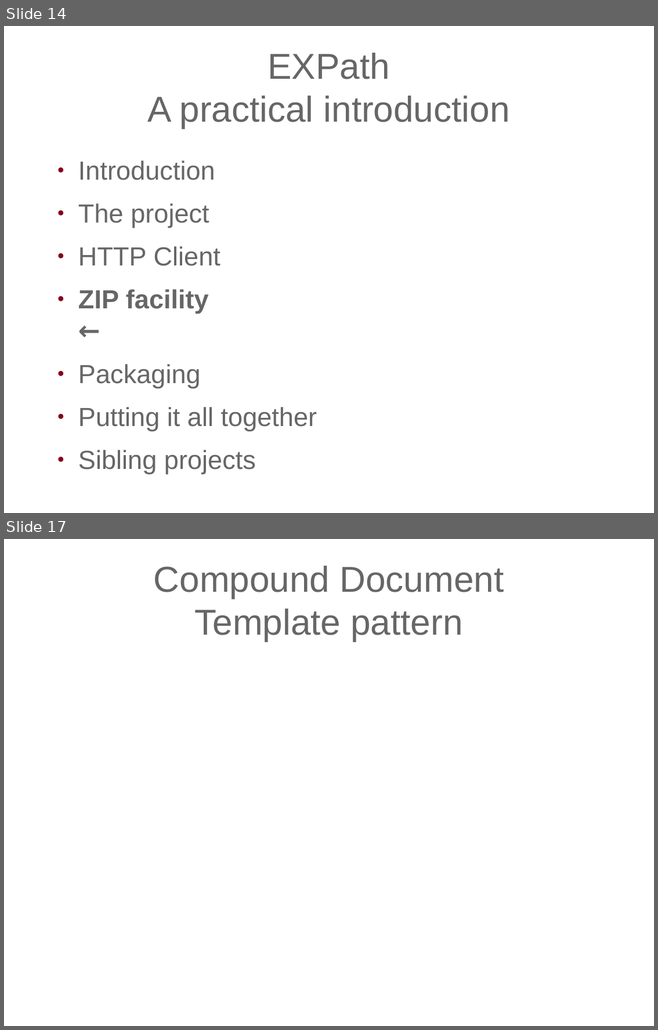
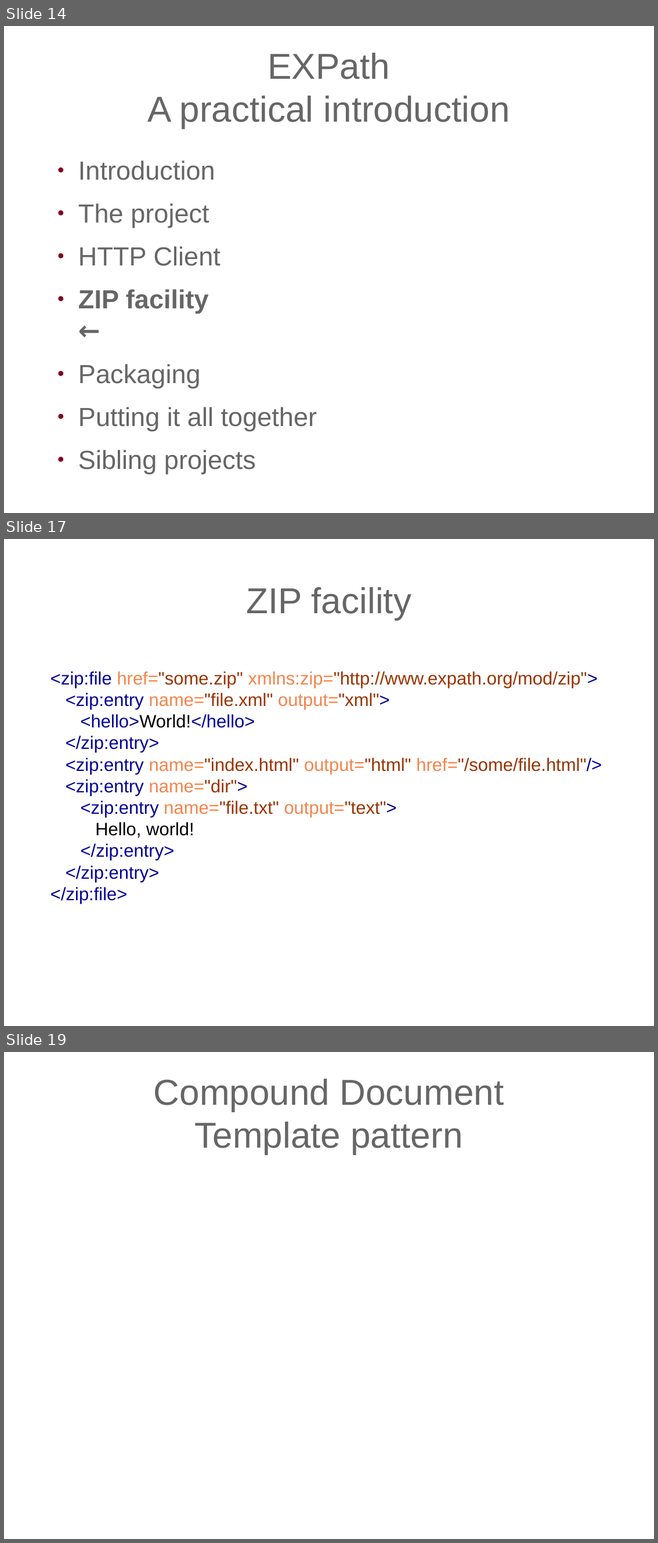
Before and after one commit to expath/expath-www, a slide deck: misc/2009-balisage/presentation/balisage-expath.odp. Shown one above the other, each under a label of ours: slides 14 and 17 before the commit, slides 14, 17 and 19 after it; the slides between them are not shown. The pictures are 658x1030 and 658x1543 pixels, drawn with LibreOffice and Linux fonts; fonts in the diff are those of the drawing; background and template pictures are left out. Boxes give left, top, right and bottom in pixels: in the first picture for what was removed or moved away, otherwise in the second. Text is boxed around its words. In the diff, an @@ line names an element or a change of style, - is before the commit and + after.

```diff
--- a/misc/2009-balisage/presentation/balisage-expath.odp
+++ b/misc/2009-balisage/presentation/balisage-expath.odp
@@ slide 17 added at box(4, 539, 654, 1026), background picture (left out) @@
@@ title added at box(246, 587, 411, 620), 44 pt, text #666666 @@
+ZIP facility
@@ text added at box(50, 671, 601, 904), 22 pt, text #000096 @@
+<zip:file href="some.zip" xmlns:zip="http://www.expath.org/mod/zip">
+<zip:entry name="file.xml" output="xml">
+<hello>World!</hello>
+</zip:entry>
+<zip:entry name="index.html" output="html" href="/some/file.html"/>
+<zip:entry name="dir">
+<zip:entry name="file.txt" output="text">
+Hello, world!
+</zip:entry>
+</zip:entry>
+</zip:file>
@@ what was slide 17 is now slide 19 @@
```
Also in this commit, not shown: 7 other slides added, 3 slides removed, 1 other file.
